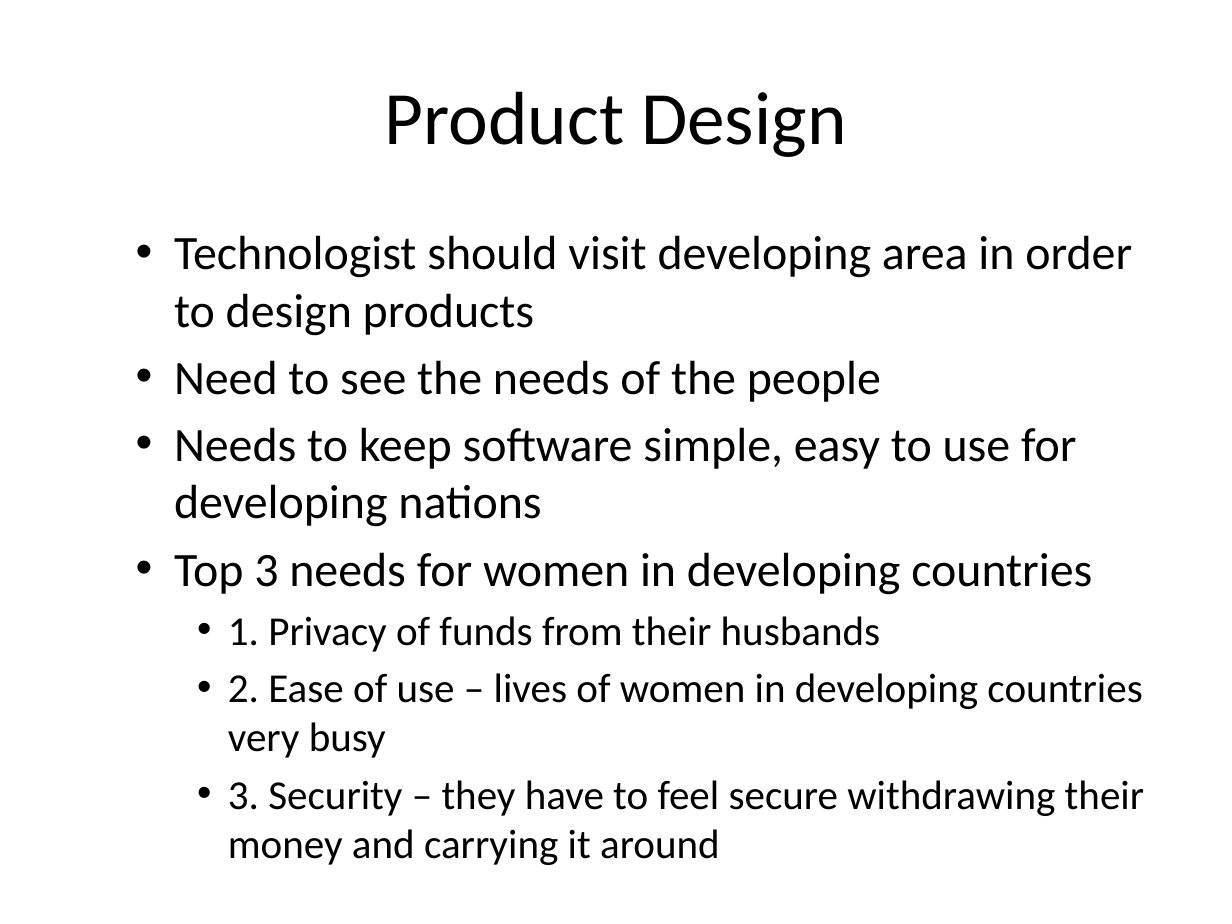
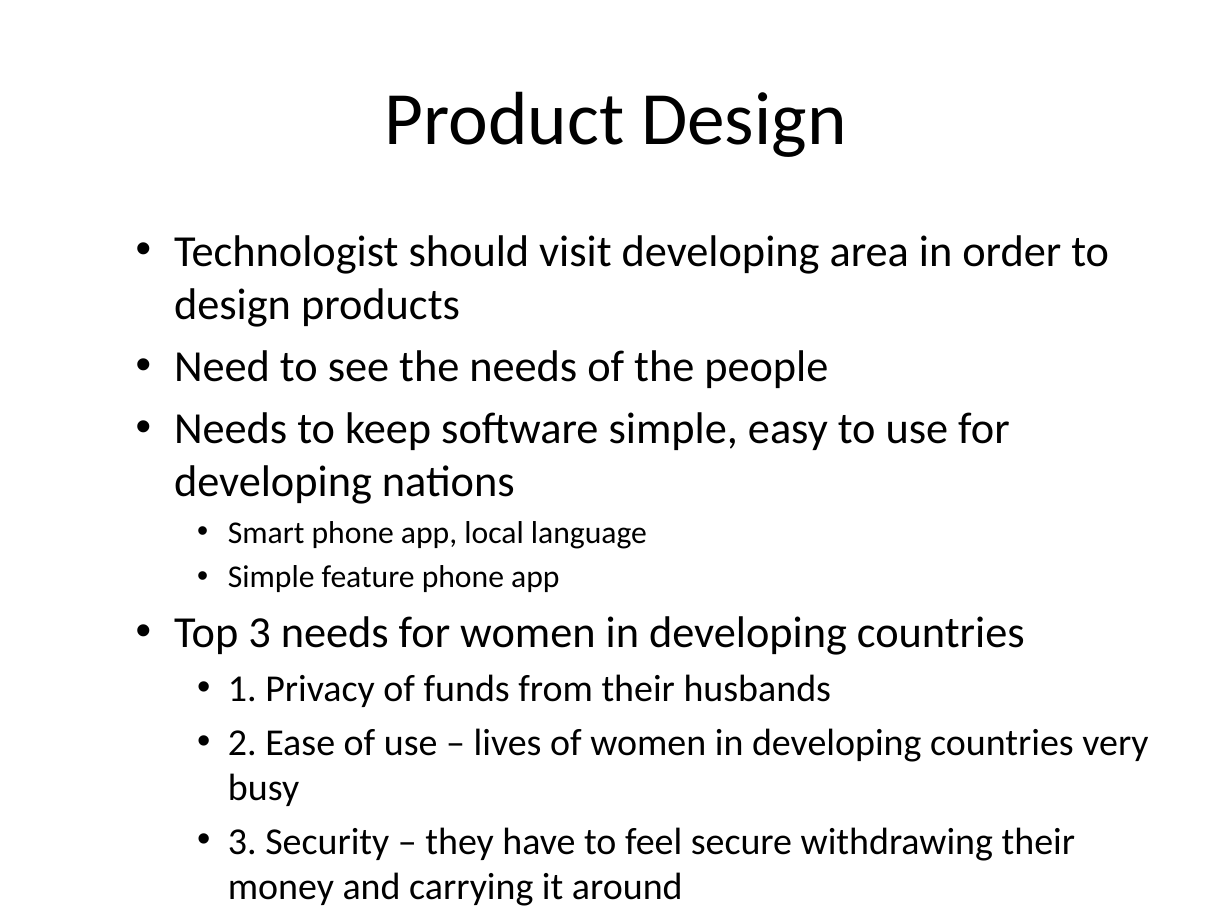
Before and after one commit to huang-pan/village-bank, a slide deck: slide 25 of Village Bank.pptx (slide 22 before the commit). Drawn at 1232x924 pixels with LibreOffice and Linux fonts; fonts in the diff are those of the drawing. Boxes give left, top, right and bottom in pixels: in the first picture for what was removed or moved away, otherwise in the second. Text is boxed around its words. In the diff, an @@ line names an element or a change of style, - is before the commit and + after.

```diff
--- a/Village Bank.pptx
+++ b/Village Bank.pptx
@@ text at bbox=[174, 235, 1148, 906]: size 28 to 25.9 pt in "Technologist should visit developing area in order ...", "Need to see the needs of the ...", "Needs to keep software simple, easy to ...", "Top 3 needs for women in developing ..."; size 24 to 22.2 pt in "1. Privacy of funds from their husbands", "2. Ease of use – lives of ...", "3. Security – they have to feel ..." @@
@@ text at bbox=[228, 521, 647, 592]: paragraphs added @@
+    • Smart phone app, local language
+    • Simple feature phone app
```
Also in this commit, not shown: 5 other slides changed, 3 slides added, 2 other files.
